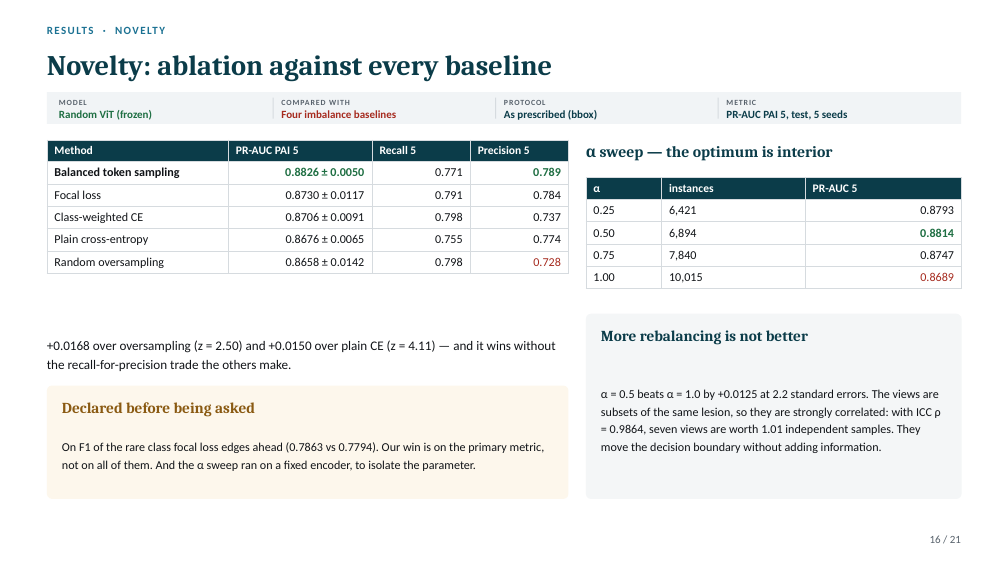
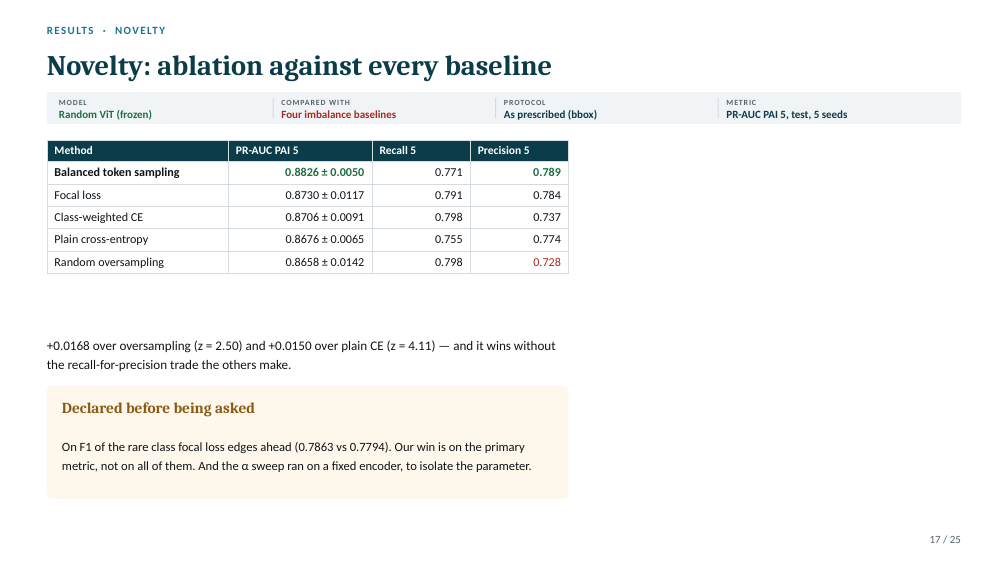
Before and after one commit to Gennaro-finance/Computer_Vision, a slide deck: slide 17 of Project8_CV_2025-2026.pptx (slide 16 before the commit). Drawn at 1008x567 pixels with LibreOffice and Linux fonts; fonts in the diff are those of the drawing. Boxes give left, top, right and bottom in pixels: in the first picture for what was removed or moved away, otherwise in the second. Text is boxed around its words. In the diff, an @@ line names an element or a change of style, - is before the commit and + after.

```diff
--- a/Project8_CV_2025-2026.pptx
+++ b/Project8_CV_2025-2026.pptx
@@ text removed at [586,146,832,161] @@
-α sweep — the optimum is interior
@@ table removed at [586,178,962,287], 5 rows, 3 columns @@
-α | instances | PR-AUC 5
-0.25 | 6,421 | 0.8793
-0.50 | 6,894 | 0.8814
-0.75 | 7,840 | 0.8747
-1.00 | 10,015 | 0.8689
@@ rounded rectangle removed at [586,314,962,499] @@
@@ text removed at [601,330,808,345] @@
-More rebalancing is not better
@@ text removed at [601,389,941,453] @@
-α = 0.5 beats α = 1.0 by +0.0125 at 2.2 standard errors. The views are subsets of the same lesion, so they are strongly correlated: with ICC ρ = 0.9864, seven views are worth 1.01 independent samples. They move the decision boundary without adding information.
@@ text "On F1 of the rare ..." at [62,442,532,472]: size 11.5 to 12 pt; line spacing 17pt to 18pt @@
@@ text at [930,536,961,543]: text changed @@
-16 / 21
+17 / 25
```
Also in this commit, not shown: 20 other slides changed, 4 slides added, 1 other file.
